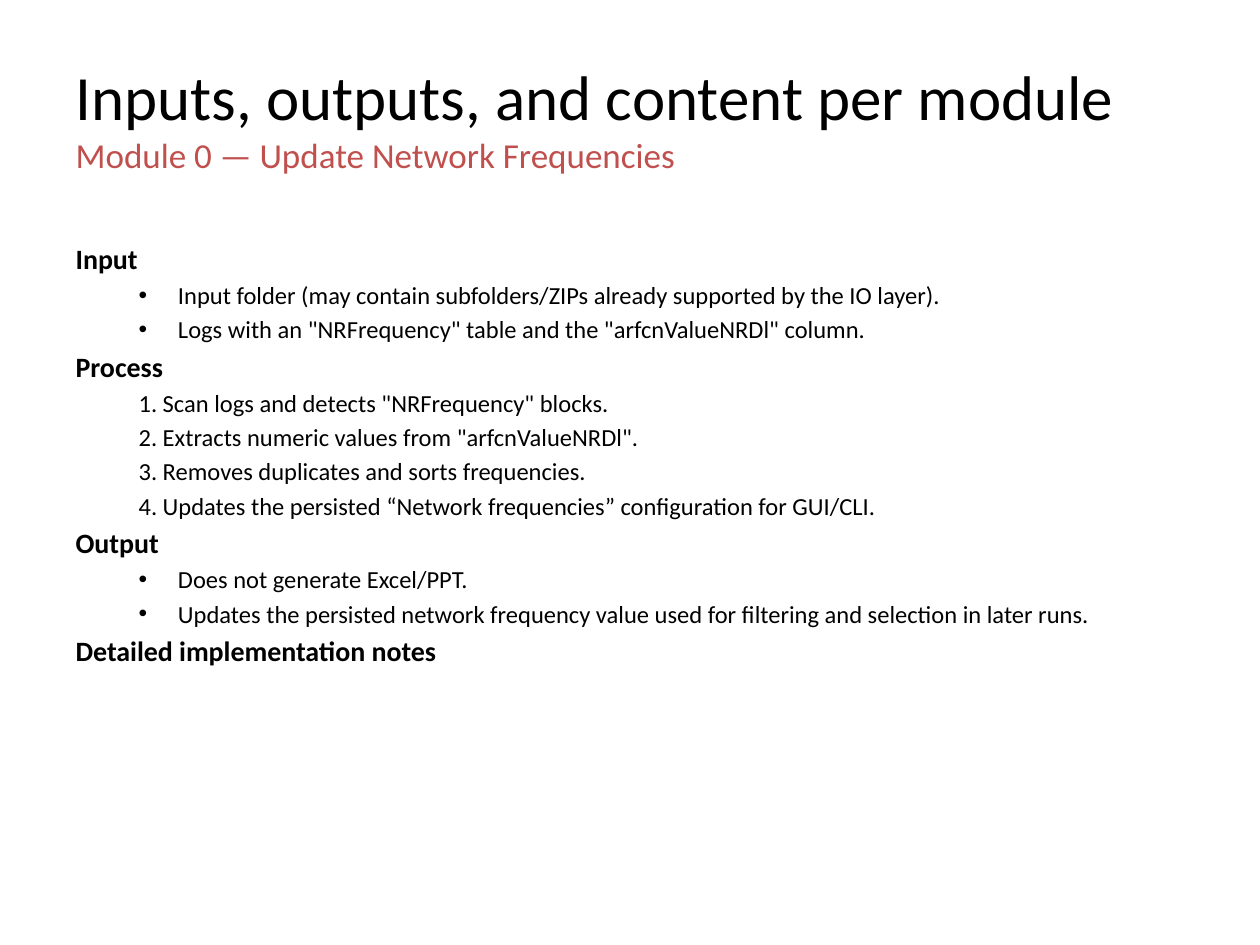
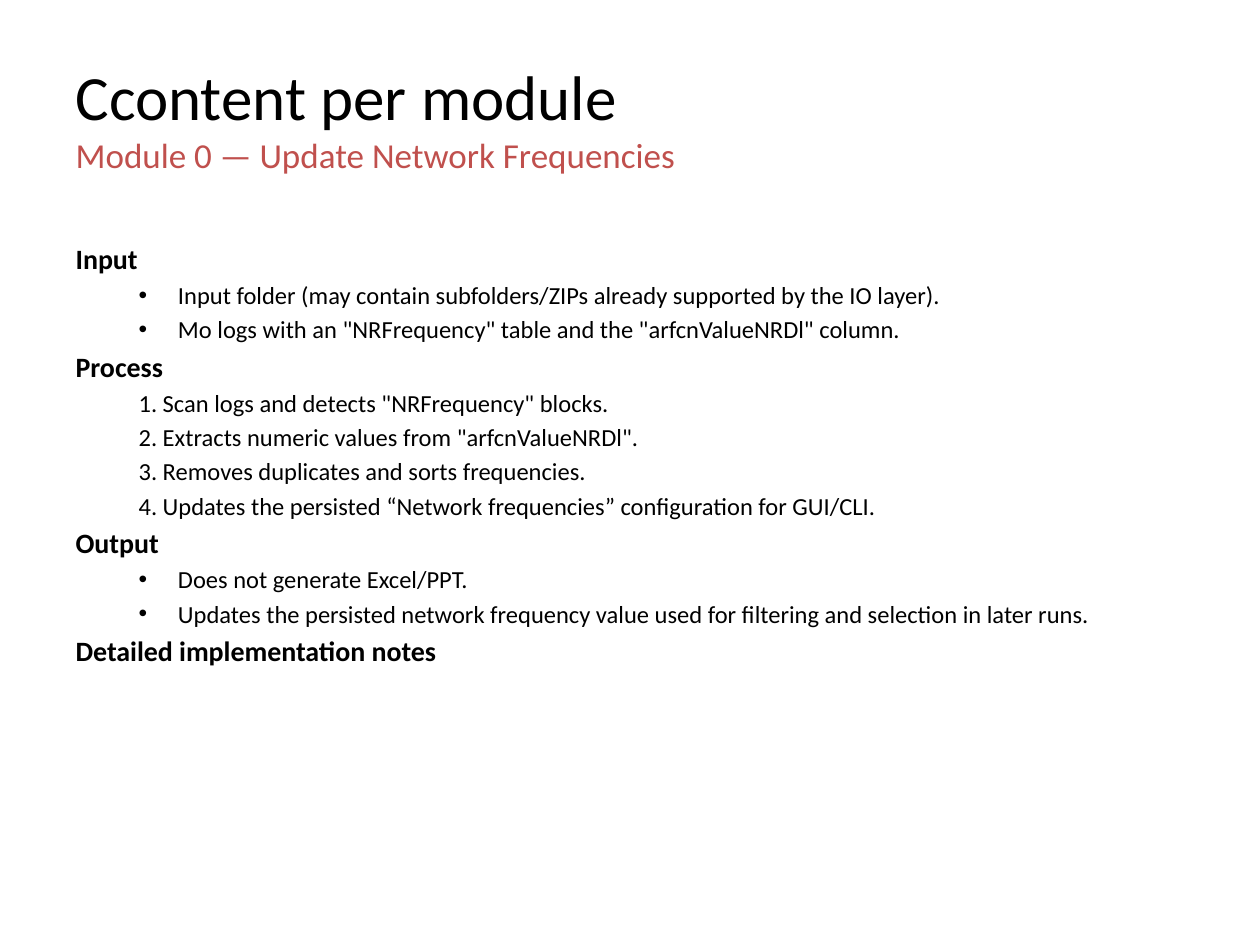
Before and after one commit to jaimetur/SSB_RetuningAutomations, a slide deck: slide 14 of help/User-Guide-SSB-Retuning-Automations-v0.7.4.pptx (slide 5 before the commit). Drawn at 1260x945 pixels with LibreOffice and Linux fonts; fonts in the diff are those of the drawing; background and template pictures are left out. Boxes give left, top, right and bottom in pixels: in the first picture for what was removed or moved away, otherwise in the second. Text is boxed around its words. In the diff, an @@ line names an element or a change of style, - is before the commit and + after.

Commit message:
- Updated Technical User Guide to include Naming Convention for Inputs

```diff
--- a/help/User-Guide-SSB-Retuning-Automations-v0.7.4.pptx
+++ b/help/User-Guide-SSB-Retuning-Automations-v0.7.4.pptx
@@ title at bbox=[76, 76, 616, 130]: text changed @@
-Inputs, outputs, and content per module
+Ccontent per module
@@ text at bbox=[178, 321, 899, 343]: text changed @@
-  • Logs with an "NRFrequency" table and the "arfcnValueNRDl" column.
+  • Mo logs with an "NRFrequency" table and the "arfcnValueNRDl" column.
```
Also in this commit, not shown: 9 other slides changed, 11 slides added, 4 other files.
